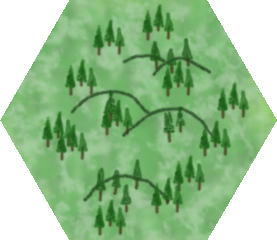
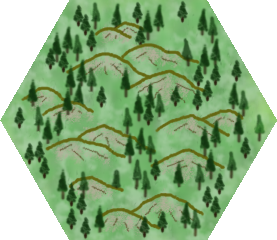
Layer changes from the first 277px x 240px image to the second:
painted on "Trees" over (13, 0, 266, 240)
painted on "Hills" over (20, 20, 245, 234)
painted on "Base" over (26, 21, 246, 237)
